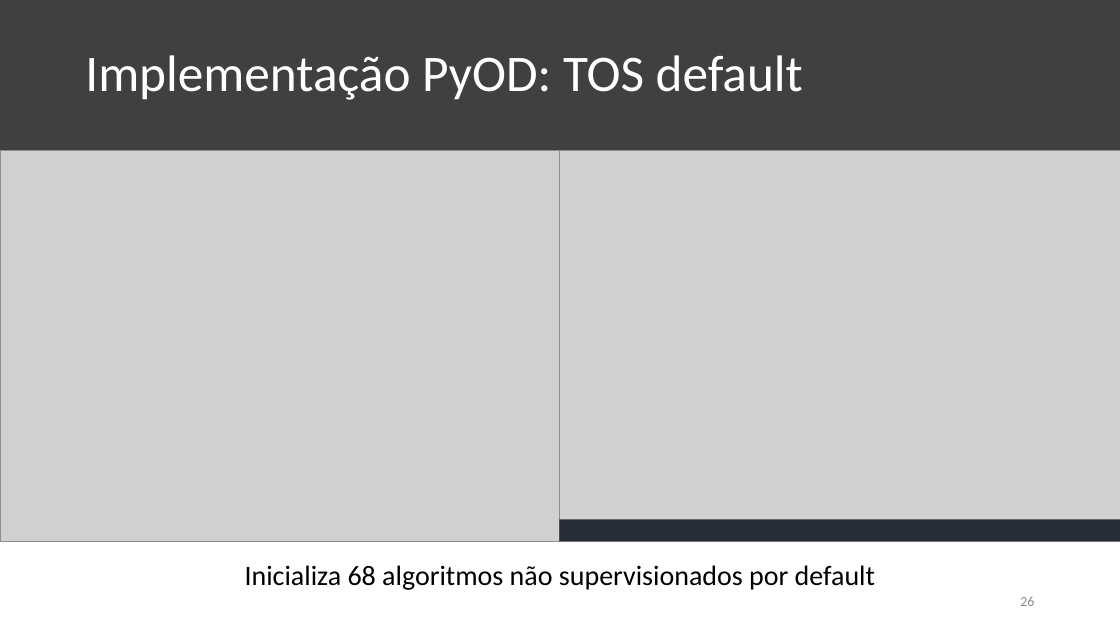
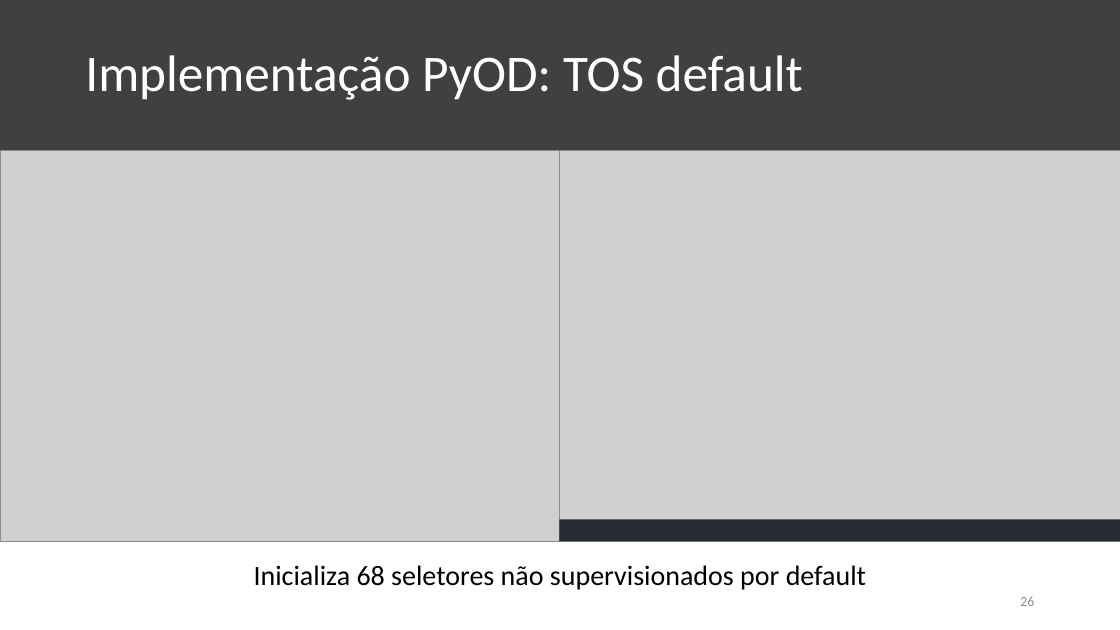
Before and after one commit to KaioAlex/DigitalSecurity, a slide deck: slide 26 of XGBOD-Seminar/XGBOD Seminar.pptx. Drawn at 1120x630 pixels with LibreOffice and Linux fonts; fonts in the diff are those of the drawing; grey boxes stand for pictures. Boxes give left, top, right and bottom in pixels: in the first picture for what was removed or moved away, otherwise in the second. Text is boxed around its words. In the diff, an @@ line names an element or a change of style, - is before the commit and + after.

```diff
--- a/XGBOD-Seminar/XGBOD Seminar.pptx
+++ b/XGBOD-Seminar/XGBOD Seminar.pptx
@@ text at (254, 565, 866, 590): text changed @@
-Inicializa 68 algoritmos não supervisionados por default
+Inicializa 68 seletores não supervisionados por default
```
Also in this commit, not shown: 8 other slides changed.
